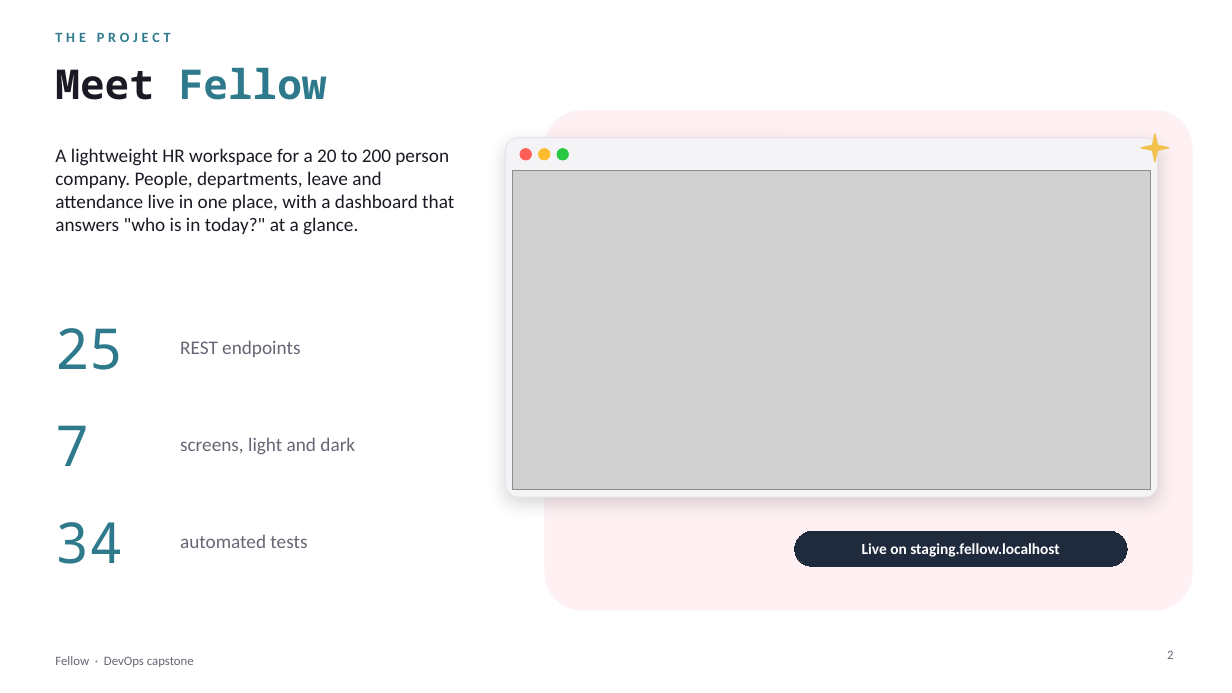
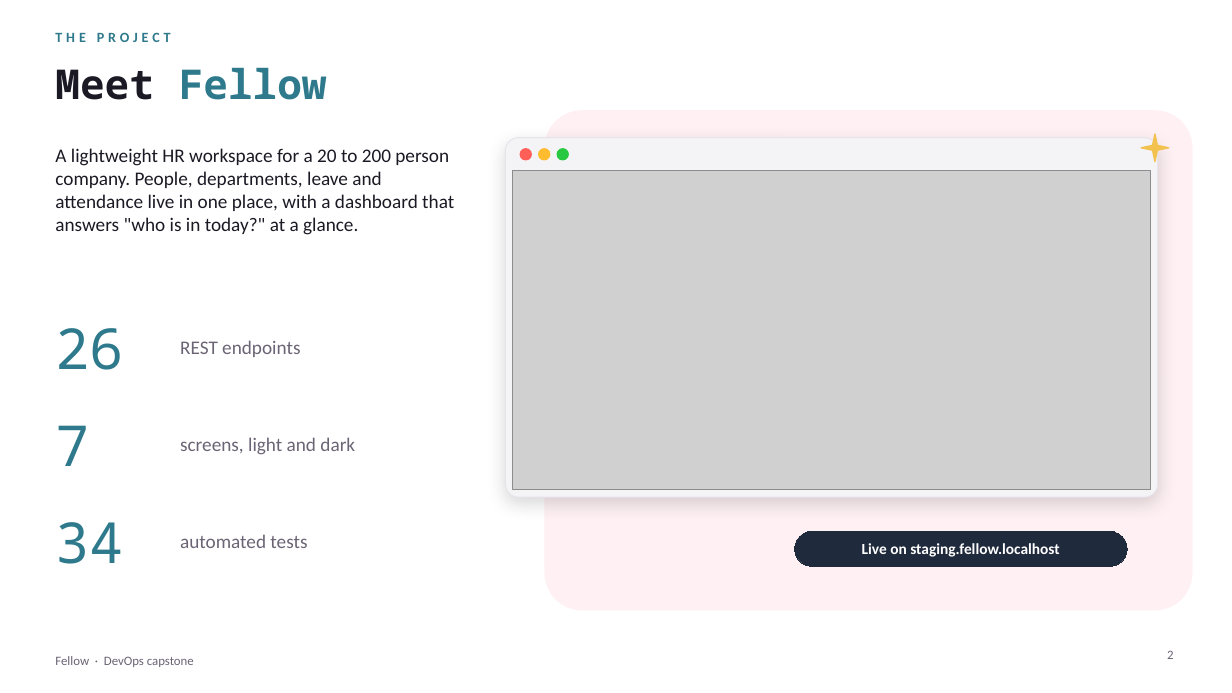
Before and after one commit to Manasvi-247/fellow-hrms, a slide deck: slide 2 of demo/presentation.pptx. Drawn at 1232x693 pixels with LibreOffice and Linux fonts; fonts in the diff are those of the drawing; grey boxes stand for pictures. Boxes give left, top, right and bottom in pixels: in the first picture for what was removed or moved away, otherwise in the second. Text is boxed around its words. In the diff, an @@ line names an element or a change of style, - is before the commit and + after.

Commit message:
docs(demo): correct endpoint count in the deck

```diff
--- a/demo/presentation.pptx
+++ b/demo/presentation.pptx
@@ text at (55,328,123,370): text changed @@
-25
+26
```
Also in this commit, not shown: 1 other file.
